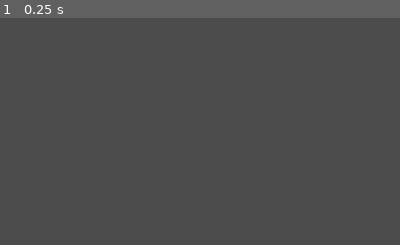
Above: before the commit, frame 1.
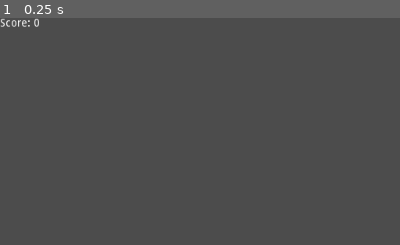
Above: after the commit, the same moment.

Repository: Koumarin/vacuum
Game: Godot game, scene res://scn/main.tscn
Same seed, same stepped clock (60 frames per second), same inputs: the game is played once before the commit and once after it. The engine's default icon, where the game draws it, is replaced by a stand-in: a white triangle on a blue panel in a dark square.
Inputs:
- Up to frame 1 (0.25 s): no input
The pictures show only the part of the screen within x 0-50%, y 0-50%; the shares and areas given below are measured in that part.

The runs differ from the first frame. In frame 1, 0.2% of the frame differs, in the area x 0-10%, y 0-4%.

Commit message:
add score when player vacuums items

Diff:
--- a/scn/item.tscn
+++ b/scn/item.tscn
@@ -14,7 +14,6 @@
 
 [node name="Item" type="RigidBody2D"]
 collision_layer = 4
-collision_mask = 3
 script = SubResource( 2 )
 
 [node name="CollisionShape2D" type="CollisionShape2D" parent="."]
--- a/scn/main.tscn
+++ b/scn/main.tscn
@@ -1,14 +1,25 @@
-[gd_scene load_steps=8 format=2]
+[gd_scene load_steps=9 format=2]
 
 [ext_resource path="res://icon.png" type="Texture" id=1]
 [ext_resource path="res://scn/item.tscn" type="PackedScene" id=2]
 
+[sub_resource type="GDScript" id=6]
+script/source = "extends Label
+
+func _on_Player_score_update(new_score) -> void:
+	text = 'Score: ' + str(new_score)
+"
+
 [sub_resource type="GDScript" id=1]
 script/source = "extends KinematicBody2D
+
+signal score_update(new_score)
 
 export (float) var speed
 
 var _velocity  := 0.0
+
+var _score := 0
 
 func _ready() -> void:
 	pass
@@ -21,13 +32,18 @@
 
 func move_velocity(dir: float, spd: float, dt: float) -> float:
 	return spd * dir * dt
+
+func _on_Vacuum_body_entered(body: Node) -> void:
+	_score += 1
+	body.queue_free()
+	emit_signal('score_update', _score)
 "
 
 [sub_resource type="RectangleShape2D" id=2]
 extents = Vector2( 32, 32 )
 
 [sub_resource type="GDScript" id=4]
-script/source = "extends KinematicBody2D
+script/source = "extends Area2D
 
 func _process(_dt: float) -> void:
 	look_at(get_global_mouse_position())
@@ -64,6 +80,12 @@
 
 [node name="Main" type="Node"]
 
+[node name="Score" type="Label" parent="."]
+margin_right = 40.0
+margin_bottom = 14.0
+text = "Score: 0"
+script = SubResource( 6 )
+
 [node name="Player" type="KinematicBody2D" parent="."]
 position = Vector2( 544, 544 )
 collision_mask = 0
@@ -76,9 +98,9 @@
 [node name="CollisionShape2D" type="CollisionShape2D" parent="Player"]
 shape = SubResource( 2 )
 
-[node name="Vacuum" type="KinematicBody2D" parent="Player"]
-collision_layer = 2
-collision_mask = 0
+[node name="Vacuum" type="Area2D" parent="Player"]
+collision_layer = 0
+collision_mask = 4
 script = SubResource( 4 )
 
 [node name="CollisionShape2D" type="CollisionShape2D" parent="Player/Vacuum"]
@@ -89,3 +111,6 @@
 script = SubResource( 5 )
 cooldown = 1.0
 Item = ExtResource( 2 )
+
+[connection signal="score_update" from="Player" to="Score" method="_on_Player_score_update"]
+[connection signal="body_entered" from="Player/Vacuum" to="Player" method="_on_Vacuum_body_entered"]
